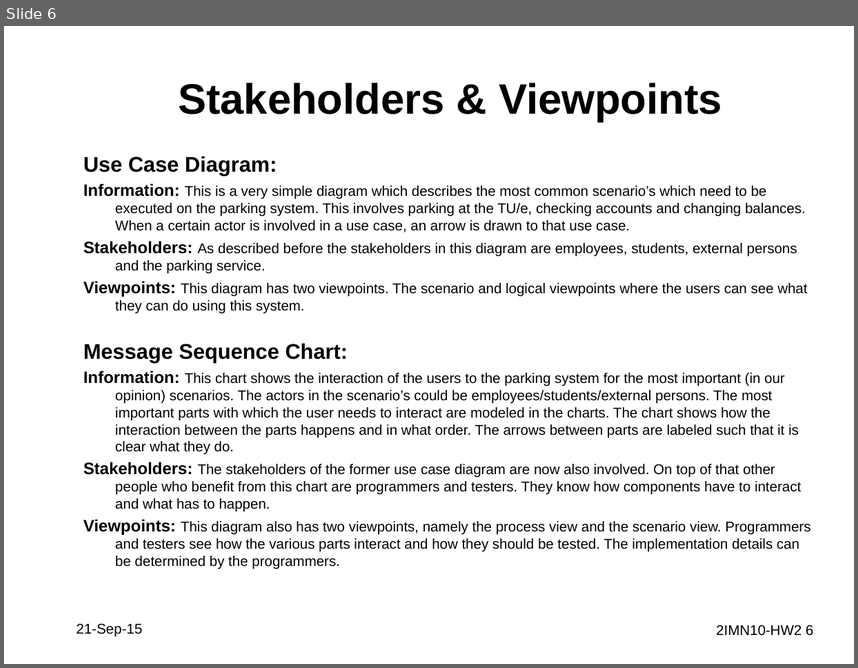
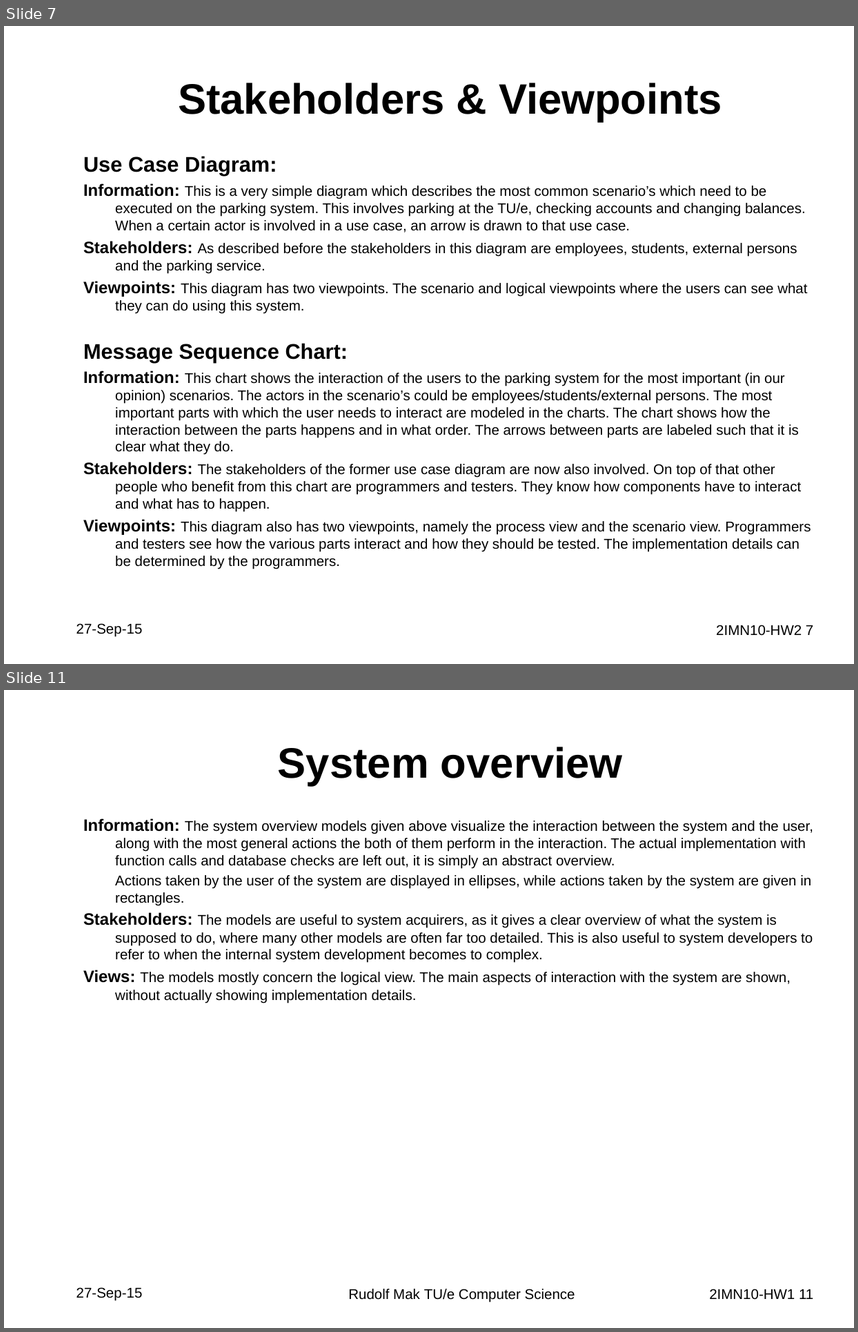
Before and after one commit to JasperSelman/2IMN10-Arhictecture, a slide deck: Assignment2/HomeworkAssignment2_JasperSelman_RamonDeVaan.pptx. Shown one above the other, each under a label of ours: slide 6 before the commit, slides 7 and 11 after it; the slides between them are not shown. The pictures are 858x668 and 858x1332 pixels, drawn with LibreOffice and Linux fonts; fonts in the diff are those of the drawing. Boxes give left, top, right and bottom in pixels: in the first picture for what was removed or moved away, otherwise in the second. Text is boxed around its words. In the diff, an @@ line names an element or a change of style, - is before the commit and + after.

```diff
--- a/Assignment2/HomeworkAssignment2_JasperSelman_RamonDeVaan.pptx
+++ b/Assignment2/HomeworkAssignment2_JasperSelman_RamonDeVaan.pptx
@@ slide 11 added at <box>4,690,854,1328</box>, background #FFFFFF @@
@@ title added at <box>278,747,622,786</box>, 36 pt, text #000000, bold @@
+System overview
@@ text added at <box>83,818,813,1003</box>, 12 pt, text #000000 @@
+Information: The system overview models given above visualize the interaction between the system and the user, along with the most general actions the both of them perform in the interaction. The actual implementation with function calls and database checks are left out, it is simply an abstract overview.
+Actions taken by the user of the system are displayed in ellipses, while actions taken by the system are given in rectangles.
+Stakeholders: The models are useful to system acquirers, as it gives a clear overview of what the system is supposed to do, where many other models are often far too detailed. This is also useful to system developers to refer to when the internal system development becomes to complex.
+Views: The models mostly concern the logical view. The main aspects of interaction with the system are shown, without actually showing implementation details.
@@ text added at <box>76,1287,143,1301</box>, 12 pt, text #000000 @@
+27-Sep-15
@@ text added at <box>348,1288,575,1302</box>, 12 pt, text #000000 @@
+Rudolf Mak TU/e Computer Science
@@ page number added at <box>709,1288,813,1299</box>, 12 pt, text #000000 @@
+2IMN10-HW1 11
@@ what was slide 6 is now slide 7 @@
@@ slide 7 changed as well @@
@@ text at <box>76,623,143,637</box>: text changed @@
-21-Sep-15
+27-Sep-15
@@ page number at <box>716,624,813,635</box>: text changed @@
-2IMN10-HW2 6
+2IMN10-HW2 7
```
Also in this commit, not shown: 7 other slides changed, 3 other slides added.
